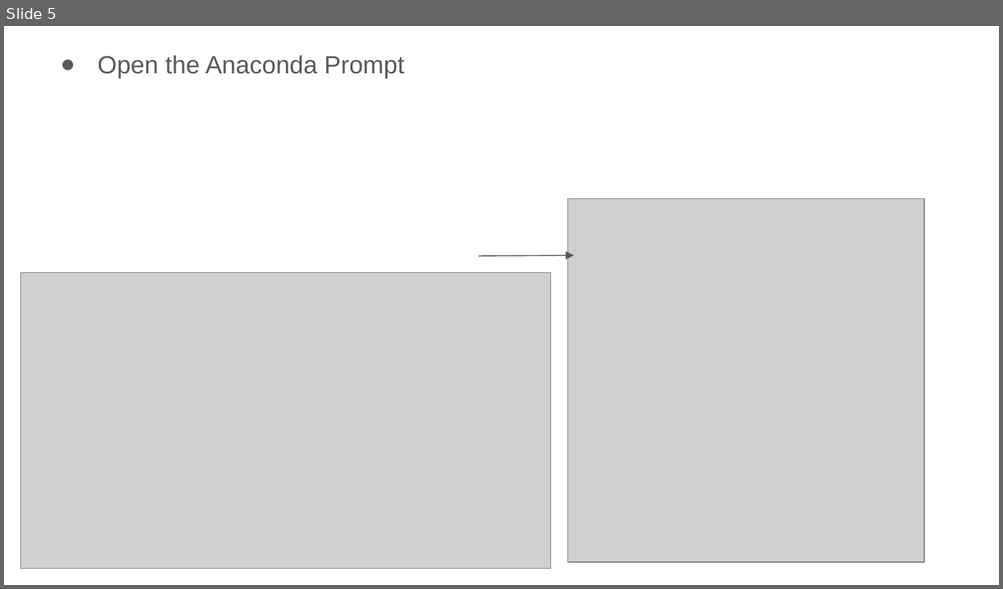
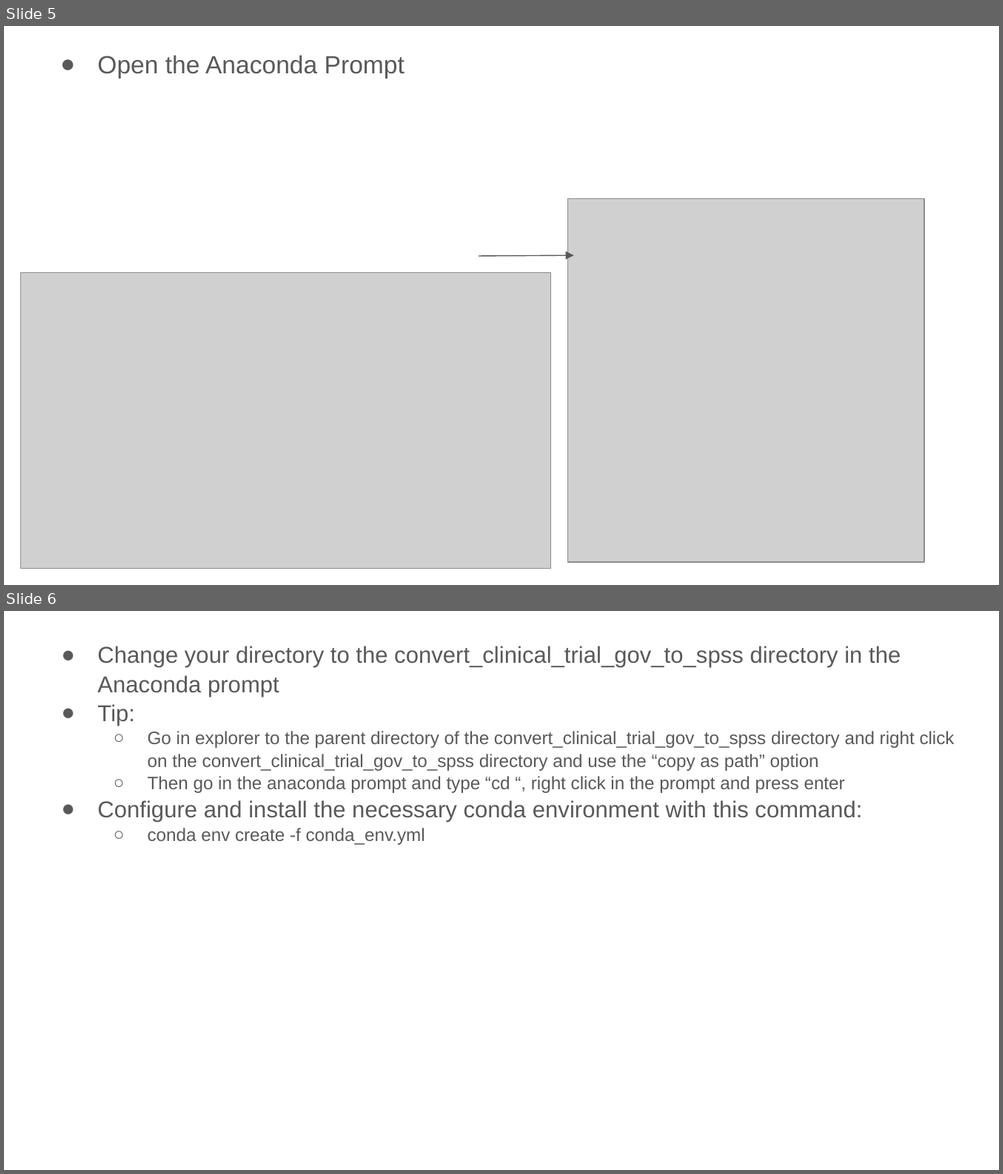
Before and after one commit to ariken-research/convert_clinical_trial_gov_to_spss, a slide deck: documentation/Tutorial.pptx. Shown one above the other, each under a label of ours: slide 5 before the commit, slides 5 and 6 after it. The pictures are 1003x589 and 1003x1174 pixels, drawn with LibreOffice and Linux fonts; fonts in the diff are those of the drawing; grey boxes stand for pictures. Boxes give left, top, right and bottom in pixels: in the first picture for what was removed or moved away, otherwise in the second. Text is boxed around its words. In the diff, an @@ line names an element or a change of style, - is before the commit and + after.

```diff
--- a/documentation/Tutorial.pptx
+++ b/documentation/Tutorial.pptx
@@ slide 6 added at [4,611,999,1170], background #FFFFFF @@
@@ text added at [97,646,954,845], 12.9 pt, text #595959 @@
+● Change your directory to the convert_clinical_trial_gov_to_spss directory in the Anaconda prompt
+● Tip:
+  ○ Go in explorer to the parent directory of the convert_clinical_trial_gov_to_spss directory and right click on the convert_clinical_trial_gov_to_spss directory and use the “copy as path” option
+  ○ Then go in the anaconda prompt and type “cd “, right click in the prompt and press enter
+● Configure and install the necessary conda environment with this command:
+  ○ conda env create -f conda_env.yml
```
Also in this commit, not shown: 3 other slides added, 2 slides removed.
